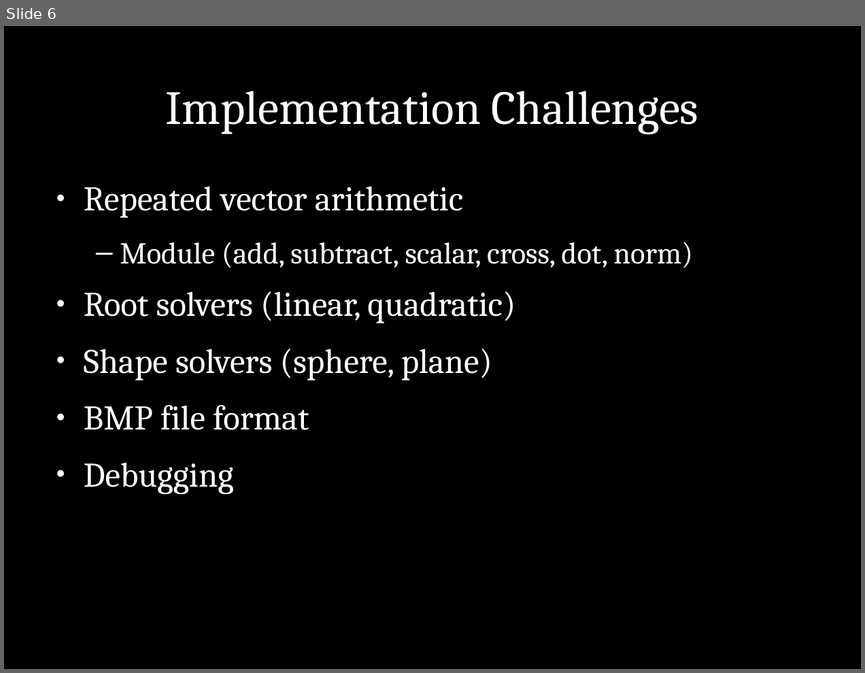
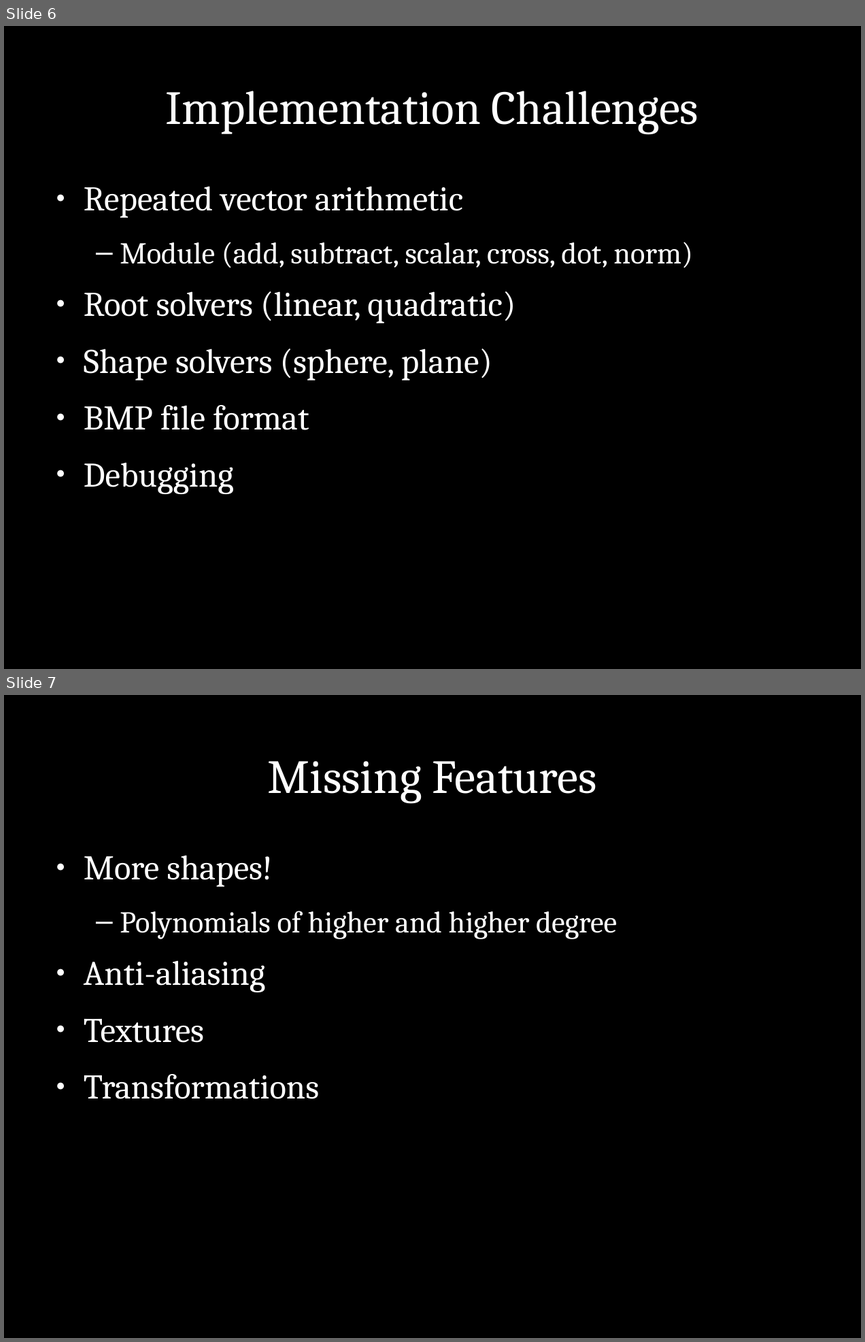
Before and after one commit to jleedev/mipsray, a slide deck: slides.odp. Shown one above the other, each under a label of ours: slide 6 before the commit, slides 6 and 7 after it. The pictures are 865x673 and 865x1342 pixels, drawn with LibreOffice and Linux fonts; fonts in the diff are those of the drawing. Boxes give left, top, right and bottom in pixels: in the first picture for what was removed or moved away, otherwise in the second. Text is boxed around its words. In the diff, an @@ line names an element or a change of style, - is before the commit and + after.

```diff
--- a/slides.odp
+++ b/slides.odp
@@ slide 7 added at [4, 695, 861, 1338], background #000000; not listed: 1 template element that a slide beside it also shows @@
@@ title added at [268, 761, 597, 803], 44 pt, text #FFFFFF @@
+Missing Features
@@ text added at [84, 855, 617, 1099], 32 pt, text #FFFFFF @@
+● More shapes!
+  – Polynomials of higher and higher degree
+● Anti-aliasing
+● Textures
+● Transformations
```
Also in this commit, not shown: 1 slide changed, 1 other file.
